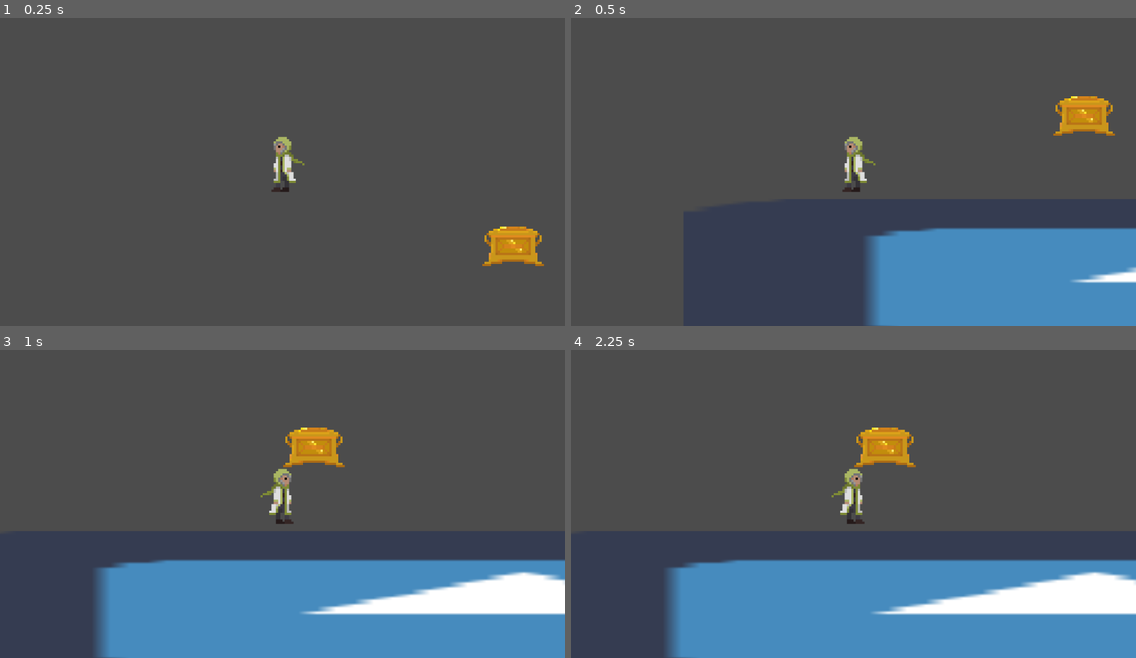
Above: before the commit, frames 1-4 (two rows, left to right).
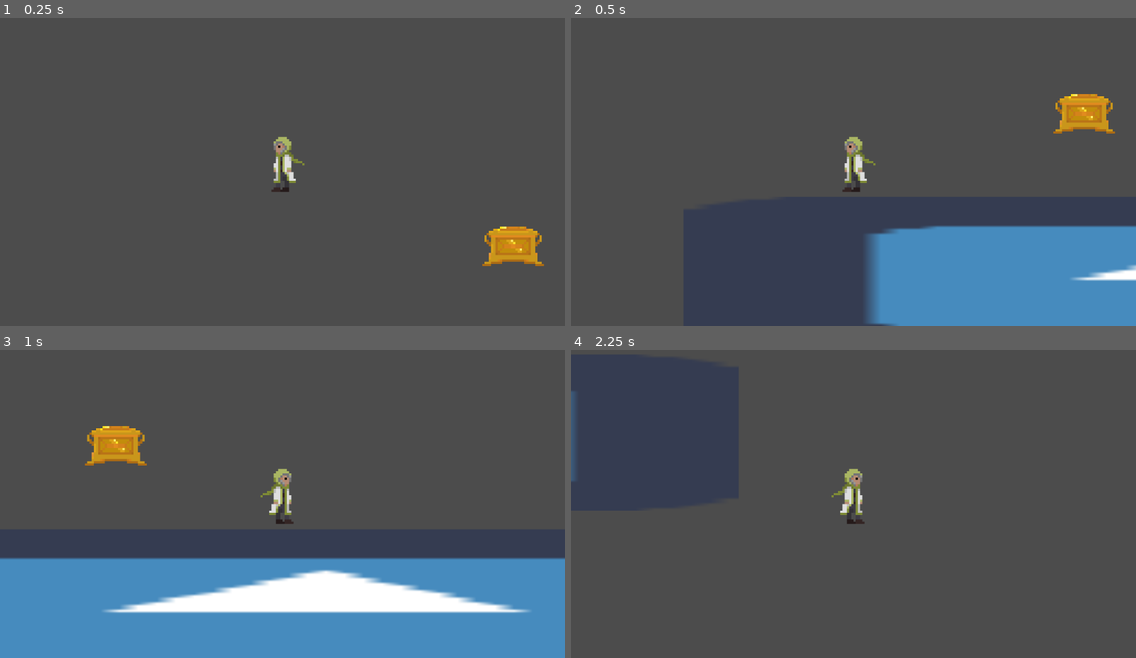
Above: after the commit, the same moments.

Repository: LaurenceTimothyMGarcia/Halloween-Game-Jam-2021
Game: Godot game, scene res://Assets/Scenes/PlayerTester.tscn
Two runs of this game, one before a commit and one after it. Both use one fixed random seed, a clock stepped at 60 frames per second and the inputs below. The project has no main scene, so this scene is started directly. The engine's default icon, where the game draws it, is replaced by a stand-in: a white triangle on a blue panel in a dark square.
Inputs (mouse positions are in pixels of both pictures, inside the frame that each line leads up to):
- Up to frame 1 (0.25 s): no input
- Up to frame 2 (0.5 s): no input
- Up to frame 3 (1 s): move the mouse to (406, 476) at 0.52 s; hold D (move_right) from 0.53 s (still down); right-click (406, 476) at 0.6 s; click (406, 476) at 0.67 s; tap Space (jump) at 0.77 s
- Up to frame 4 (2.25 s): move the mouse to (740, 510) at 1.27 s; right-click (740, 510) at 1.35 s; tap Space (jump) at 1.52 s; move the mouse to (910, 420) at 2.02 s; release D (move_right) at 2.03 s; hold A (move_left) from 2.03 s (still down); right-click (910, 420) at 2.1 s

Frame 1 is identical in both runs. In frame 2, 1.4% of the frame differs, in the area x 52-100%, y 24-100%; in frame 3, 16%; in frame 4, 28%, in the area x 0-100%, y 13-100%.

Commit message:
Mild box changes, player hitbox changes; added HP to the player; added a bool to track if player is carrying box

Diff:
--- a/Assets/Scenes/Player.gd
+++ b/Assets/Scenes/Player.gd
@@ -8,6 +8,9 @@
 export var fallMultiplier = 2
 export var lowJumpMultiplier = 4
 
+export var maxHP = 10
+var _currentHP
+
 enum boxState {platform, carried, thrown}
 
 var _jumpReady
@@ -16,6 +19,8 @@
 var _grabPointSwapDistance
 
 var theBox
+
+var holdingBox
 
 signal facing_left
 signal facing_right
@@ -27,7 +32,9 @@
 func _ready():
 	_jumpReady = true
 	_facingRight = true
+	holdingBox = false
 	_grabPointSwapDistance = $GrabPoint.position.x
+	_currentHP = maxHP
 
 
 # Called every frame. 'delta' is the elapsed time since the previous frame.
@@ -35,6 +42,7 @@
 	_lookAtMouse()
 	_movementHandler(delta)
 	_theBoxHandler()
+	_tryDying()
 
 func _lookAtMouse():
 	if get_global_mouse_position().x >= position.x:
@@ -70,6 +78,7 @@
 		_facingRight = false
 		$GrabPoint.position.x = -_grabPointSwapDistance
 		$GrabZone.scale *= -1
+		$GrabZone.position.x *= -1
 		$Gun.position.x *= -1
 		$Sprite.scale.x *= -1
 		emit_signal("facing_left")
@@ -79,6 +88,7 @@
 		_facingRight = true
 		$GrabPoint.position.x = _grabPointSwapDistance
 		$GrabZone.scale *= -1
+		$GrabZone.position.x *= -1
 		$Gun.position.x *= -1
 		$Sprite.scale.x *= -1
 		emit_signal("facing_right")
@@ -95,10 +105,12 @@
 			connect("facing_left", theBox, "_on_Player_facing_left")
 			connect("facing_right", theBox, "_on_Player_facing_right")
 			theBox.facingRight = _facingRight
+			holdingBox = true
 		elif theBox.currentState == boxState.carried:
 			disconnect("facing_left", theBox, "_on_Player_facing_left")
 			disconnect("facing_right", theBox, "_on_Player_facing_right")
 			theBox.call("getThrown")
+			holdingBox = false
 
 func _on_GrabZone_body_entered(body):
 	if body.is_in_group("thebox"):
@@ -107,3 +119,11 @@
 func _on_GrabZone_body_exited(body):
 	if body.is_in_group("thebox"):
 		theBox = null
+
+func takeDamage(var amount):
+	_currentHP = clamp(_currentHP - amount, 0, maxHP)
+
+func _tryDying():
+	if (_currentHP == 0):
+		print("fuck")
+		takeDamage(-100)
--- a/Assets/Scenes/Player.tscn
+++ b/Assets/Scenes/Player.tscn
@@ -5,12 +5,12 @@
 [ext_resource path="res://Assets/Scenes/Gun/Gun.tscn" type="PackedScene" id=3]
 
 [sub_resource type="CapsuleShape2D" id=1]
-radius = 10.1509
-height = 6.49487
+radius = 5.19222
+height = 14.4213
 
 [sub_resource type="CapsuleShape2D" id=2]
 radius = 1.64562
-height = 9.53405
+height = 3.76375
 
 [sub_resource type="RectangleShape2D" id=3]
 extents = Vector2( 9.75712, 12.0971 )
@@ -36,7 +36,7 @@
 collision_mask = 14
 
 [node name="GroundCheck Area" type="CollisionShape2D" parent="GroundedChecker"]
-position = Vector2( -0.157494, 0 )
+position = Vector2( -0.5, 0 )
 rotation = 1.5708
 shape = SubResource( 2 )
 
@@ -48,7 +48,7 @@
 collision_mask = 8
 
 [node name="Grabzone Area" type="CollisionShape2D" parent="GrabZone"]
-position = Vector2( -0.106702, -0.104014 )
+position = Vector2( 0.838241, 0.0534758 )
 shape = SubResource( 3 )
 
 [connection signal="body_entered" from="GroundedChecker" to="." method="_on_GroundedChecker_body_entered"]
--- a/Assets/Scenes/PlayerTester.tscn
+++ b/Assets/Scenes/PlayerTester.tscn
@@ -40,4 +40,4 @@
 [node name="The Box" parent="." instance=ExtResource( 4 )]
 position = Vector2( 352.618, 188.041 )
 collision_layer = 8
-mass = 1000.0
+mass = 500.0
--- a/Assets/Scenes/TheBox.gd
+++ b/Assets/Scenes/TheBox.gd
@@ -40,9 +40,9 @@
 		call_deferred("set_mode",MODE_CHARACTER)
 		# $Hitbox.disabled = false
 		if facingRight:
-			linear_velocity = Vector2(400,-20)
+			linear_velocity = Vector2(500,-30)
 		else:
-			linear_velocity = Vector2(-400,-20)
+			linear_velocity = Vector2(-500,-30)
 
 func _enterPlatformMode():
 	if currentState == boxState.thrown:
